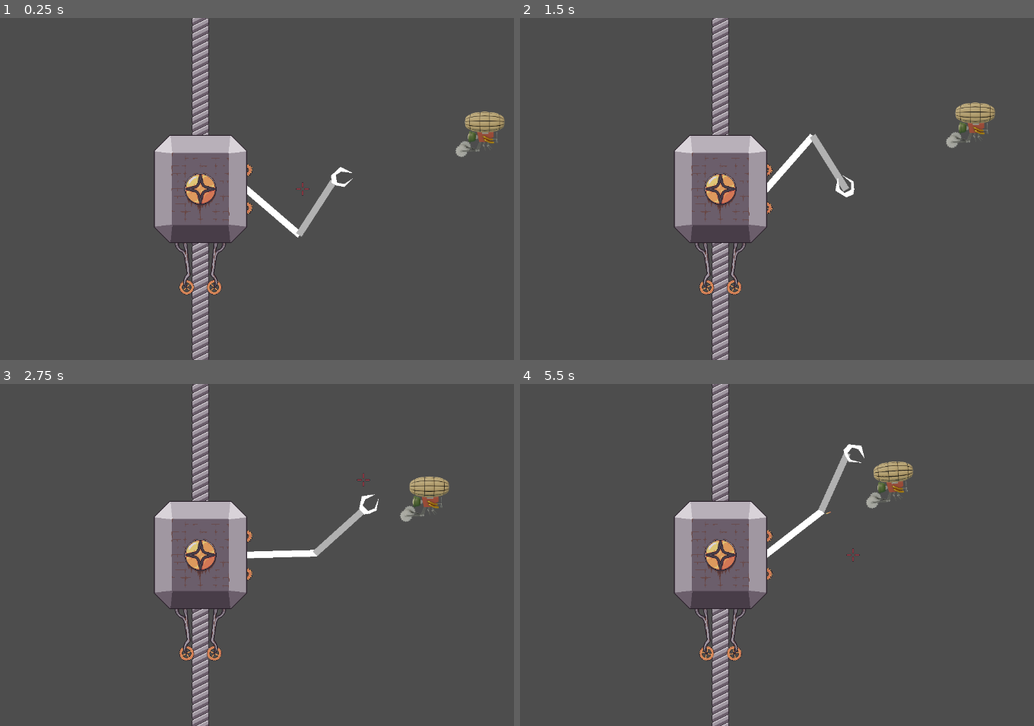
Above: before the commit, frames 1-4 (two rows, left to right).
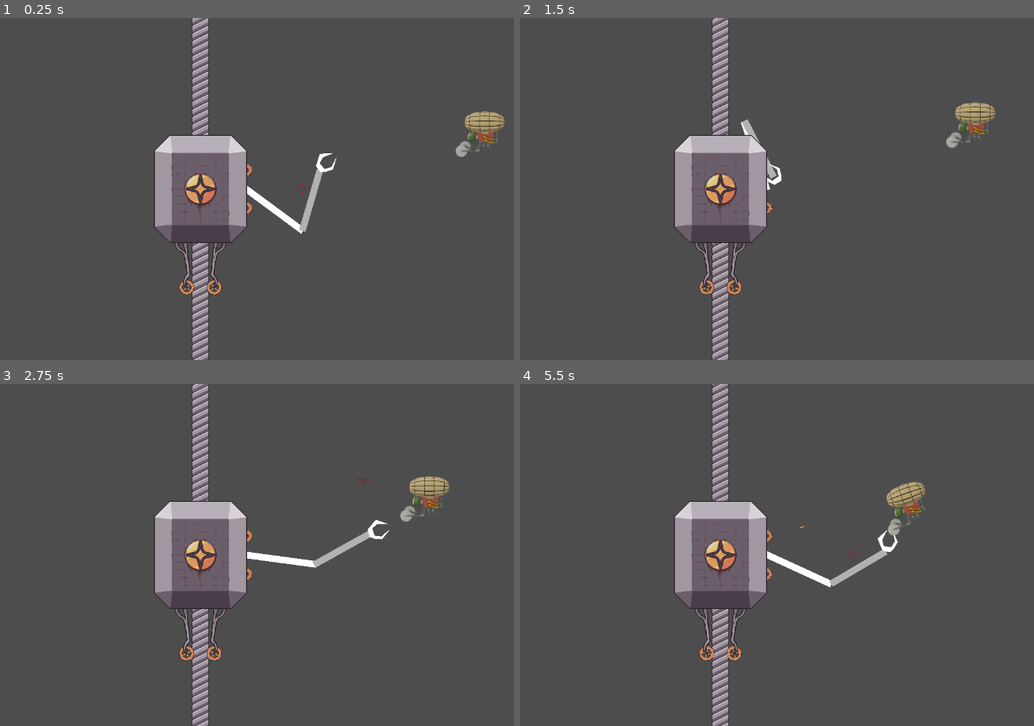
Above: after the commit, the same moments.

Repository: Popcornmotte/elevatorpitch
Game: Godot game, scene res://Scenes/World/test_scenes.tscn
Two runs of this game, one before a commit and one after it. Both use one fixed random seed, a clock stepped at 60 frames per second and the inputs below.
Inputs (mouse positions are in pixels of both pictures, inside the frame that each line leads up to):
- Up to frame 1 (0.25 s): no input
- Up to frame 2 (1.5 s): move the mouse to (956, 171) at 0.52 s; press the mouse at (956, 171) at 0.53 s; move the mouse to (699, 206) at 1.27 s; release the mouse at (699, 206) at 1.28 s; tap W (W) at 1.35 s
- Up to frame 3 (2.75 s): move the mouse to (364, 479) at 2.02 s; press the mouse at (364, 479) at 2.03 s
- Up to frame 4 (5.5 s): move the mouse to (792, 623) at 2.77 s; release the mouse at (792, 623) at 2.78 s; tap W (W) at 2.85, 4.35 s; move the mouse to (1003, 606) at 3.52 s; press the mouse at (1003, 606) at 3.53 s; move the mouse to (638, 503) at 4.27 s; release the mouse at (638, 503) at 4.28 s; move the mouse to (854, 555) at 5.02 s; press the mouse at (854, 555) at 5.03 s

The runs differ from the first frame. In frame 1, 0.8% of the frame differs, in the area x 48-69%, y 39-65%; in frame 2, 0.7%; in frame 3, 1.1%; in frame 4, 2.4%, in the area x 48-79%, y 17-60%.

Commit message:
made arms beefier

Diff:
--- a/Scenes/Objects/elevator.tscn
+++ b/Scenes/Objects/elevator.tscn
@@ -270,6 +270,7 @@
 
 [node name="UpperArm" type="RigidBody2D" parent="PhysicalArm"]
 position = Vector2(96, 0)
+mass = 50.0
 gravity_scale = 0.0
 
 [node name="PinJoint2D" type="PinJoint2D" parent="PhysicalArm/UpperArm"]
@@ -289,6 +290,7 @@
 
 [node name="LowerArm" type="RigidBody2D" parent="PhysicalArm/UpperArm"]
 position = Vector2(146, 0)
+mass = 50.0
 gravity_scale = 0.0
 
 [node name="CollisionShape2D" type="CollisionShape2D" parent="PhysicalArm/UpperArm/LowerArm"]
